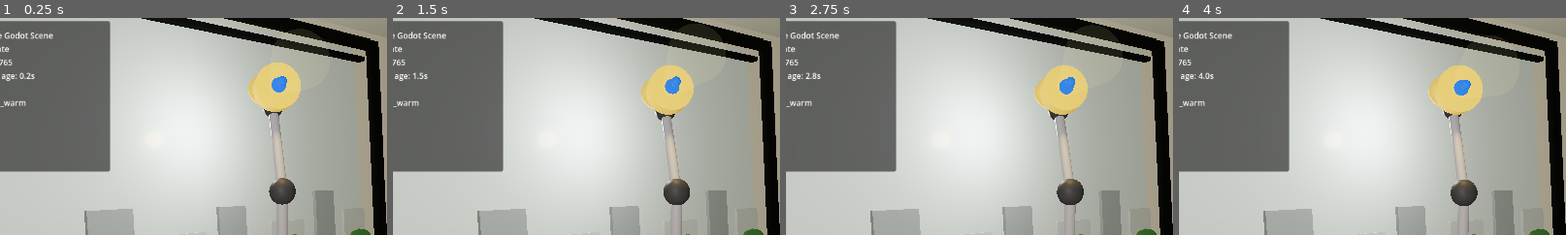
Above: before the commit, frames 1-4 (left to right).
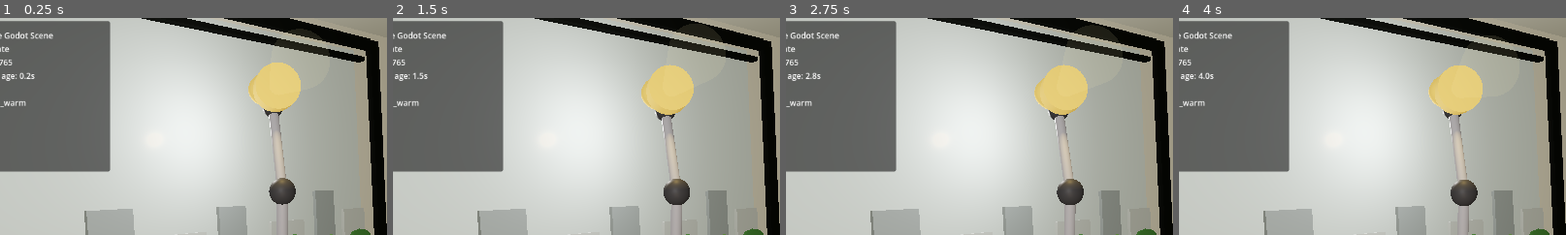
Above: after the commit, the same moments.

Repository: R-umaria/LeLamp-SW-CV-Challenge
Game: Godot game, scene res://scenes/Main.tscn
Two runs of this game, one before a commit and one after it. Both use one fixed random seed, a clock stepped at 60 frames per second and the inputs below.
Inputs:
- Up to frame 1 (0.25 s): no input
- Up to frame 2 (1.5 s): tap Enter at 1.25 s
- Up to frame 3 (2.75 s): tap Space at 2 s
- Up to frame 4 (4 s): tap Enter at 2.75 s; tap Space at 3.5 s
The pictures show only the part of the screen within x 18-68%, y 1-51%; the shares and areas given below are measured in that part.

The runs differ from the first frame. In frame 1, 0.2% of the frame differs, in the area x 70-75%, y 26-35%; in frame 2, 0.2%, in the area x 70-75%, y 26-36%; in frame 3, 0.2%; in frame 4, 0.2%.

Commit message:
refactor: lamp head sphere removed -- scene optimized

Diff:
--- a/frontend_godot/scenes/LampRig.tscn
+++ b/frontend_godot/scenes/LampRig.tscn
@@ -26,14 +26,6 @@
 albedo_color = Color(1, 0.82, 0.3, 0.18)
 roughness = 0.3
 metallic = 0.0
-
-[sub_resource type="StandardMaterial3D" id="mat_marker_preview"]
-albedo_color = Color(0.15, 0.45, 1, 1)
-roughness = 0.42
-metallic = 0.0
-emission_enabled = true
-emission = Color(0.15, 0.45, 1, 1)
-emission_energy_multiplier = 0.6
 
 [sub_resource type="CylinderMesh" id="mesh_Base"]
 top_radius = 0.42
@@ -88,18 +80,6 @@
 bottom_radius = 0.24
 height = 1.1
 radial_segments = 32
-
-[sub_resource type="CylinderMesh" id="mesh_FrontLookMarker"]
-top_radius = 0.07
-bottom_radius = 0.07
-height = 0.018
-radial_segments = 32
-
-[sub_resource type="SphereMesh" id="mesh_LookDirectionTip"]
-radius = 0.045
-height = 0.09
-radial_segments = 32
-rings = 16
 
 [node name="LampRig" type="Node3D"]
 script = ExtResource("1_lamp_controller")
@@ -172,14 +152,3 @@
 material_override = SubResource("mat_cone_preview")
 position = Vector3(0, -0.02, -0.62)
 rotation = Vector3(1.5708, 0, 0)
-
-[node name="FrontLookMarker" type="MeshInstance3D" parent="BaseYaw_DOF1/ShoulderPitch_DOF2/ElbowPitch_DOF3/WristPitch_DOF4/WristYaw_DOF5/LampHeadTilt_DOF6"]
-mesh = SubResource("mesh_FrontLookMarker")
-material_override = SubResource("mat_marker_preview")
-position = Vector3(0, -0.02, -0.275)
-rotation = Vector3(1.5708, 0, 0)
-
-[node name="LookDirectionTip" type="MeshInstance3D" parent="BaseYaw_DOF1/ShoulderPitch_DOF2/ElbowPitch_DOF3/WristPitch_DOF4/WristYaw_DOF5/LampHeadTilt_DOF6"]
-mesh = SubResource("mesh_LookDirectionTip")
-material_override = SubResource("mat_marker_preview")
-position = Vector3(0, -0.02, -0.43)
--- a/frontend_godot/scripts/LampController.gd
+++ b/frontend_godot/scripts/LampController.gd
@@ -14,12 +14,9 @@
 @onready var head_mesh: MeshInstance3D = $BaseYaw_DOF1/ShoulderPitch_DOF2/ElbowPitch_DOF3/WristPitch_DOF4/WristYaw_DOF5/LampHeadTilt_DOF6/LampHead
 @onready var shade_mesh: MeshInstance3D = $BaseYaw_DOF1/ShoulderPitch_DOF2/ElbowPitch_DOF3/WristPitch_DOF4/WristYaw_DOF5/LampHeadTilt_DOF6/LampShade
 @onready var cone_mesh: MeshInstance3D = $BaseYaw_DOF1/ShoulderPitch_DOF2/ElbowPitch_DOF3/WristPitch_DOF4/WristYaw_DOF5/LampHeadTilt_DOF6/VisibleLightCone
-@onready var front_marker_mesh: MeshInstance3D = $BaseYaw_DOF1/ShoulderPitch_DOF2/ElbowPitch_DOF3/WristPitch_DOF4/WristYaw_DOF5/LampHeadTilt_DOF6/FrontLookMarker
-@onready var look_tip_mesh: MeshInstance3D = $BaseYaw_DOF1/ShoulderPitch_DOF2/ElbowPitch_DOF3/WristPitch_DOF4/WristYaw_DOF5/LampHeadTilt_DOF6/LookDirectionTip
 
 var head_material: StandardMaterial3D
 var cone_material: StandardMaterial3D
-var front_marker_material: StandardMaterial3D
 
 var current_state: String = "idle"
 var current_motion: String = "idle_breathe"
@@ -58,13 +55,10 @@
 	# mutable material instances for behavior-driven color/emission changes.
 	head_material = _make_material(Color(1.0, 0.86, 0.48), true)
 	cone_material = _make_transparent_material(Color(1.0, 0.82, 0.30, 0.18))
-	front_marker_material = _make_material(Color(0.15, 0.45, 1.0), true)
 
 	head_mesh.material_override = head_material
 	shade_mesh.material_override = head_material
 	cone_mesh.material_override = cone_material
-	front_marker_mesh.material_override = front_marker_material
-	look_tip_mesh.material_override = front_marker_material
 	spot_light.light_color = head_material.albedo_color
 
 
@@ -163,13 +157,11 @@
 	var energy: float = 0.6
 	var pulse: float = 0.0
 	var head_color: Color = Color(1.0, 0.86, 0.48)
-	var marker_color: Color = Color(0.15, 0.45, 1.0)
 
 	if current_light == "sleep_red":
 		pulse = 0.5 + 0.5 * sin(_time * 0.7)
 		energy = 0.055 + pulse * 0.025
 		head_color = Color(0.55, 0.035, 0.03)
-		marker_color = head_color
 	elif current_light == "dim_warm":
 		pulse = 0.5 + 0.5 * sin(_time * 0.85)
 		energy = 0.34 + pulse * 0.08
@@ -189,12 +181,10 @@
 		pulse = 0.5 + 0.5 * sin(_time * 3.1)
 		energy = 0.82 + pulse * 0.45
 		head_color = Color(0.62, 0.80, 1.0)
-		marker_color = Color(0.62, 0.80, 1.0)
 	elif current_light == "focus_glow":
 		pulse = 0.5 + 0.5 * sin(_time * 1.15)
 		energy = 1.05 + pulse * 0.20
 		head_color = Color(0.74, 0.76, 1.0)
-		marker_color = Color(0.74, 0.76, 1.0)
 	else:
 		energy = 0.72
 
@@ -209,11 +199,6 @@
 		head_material.albedo_color = head_color
 		head_material.emission = head_color
 		head_material.emission_energy_multiplier = energy * 0.55
-
-	if front_marker_material != null:
-		front_marker_material.albedo_color = marker_color
-		front_marker_material.emission = marker_color
-		front_marker_material.emission_energy_multiplier = 0.42 + energy * 0.25
 
 	if cone_material != null:
 		var alpha: float = clampf(0.075 + energy * 0.065, 0.07, 0.24)
Not shown, changed: docs/milestone4_3_6_editable_godot_scene.md
Not shown, added: docs/milestone4_3_7_front_marker_cleanup.md
Not shown, changed: frontend_godot/README.md
